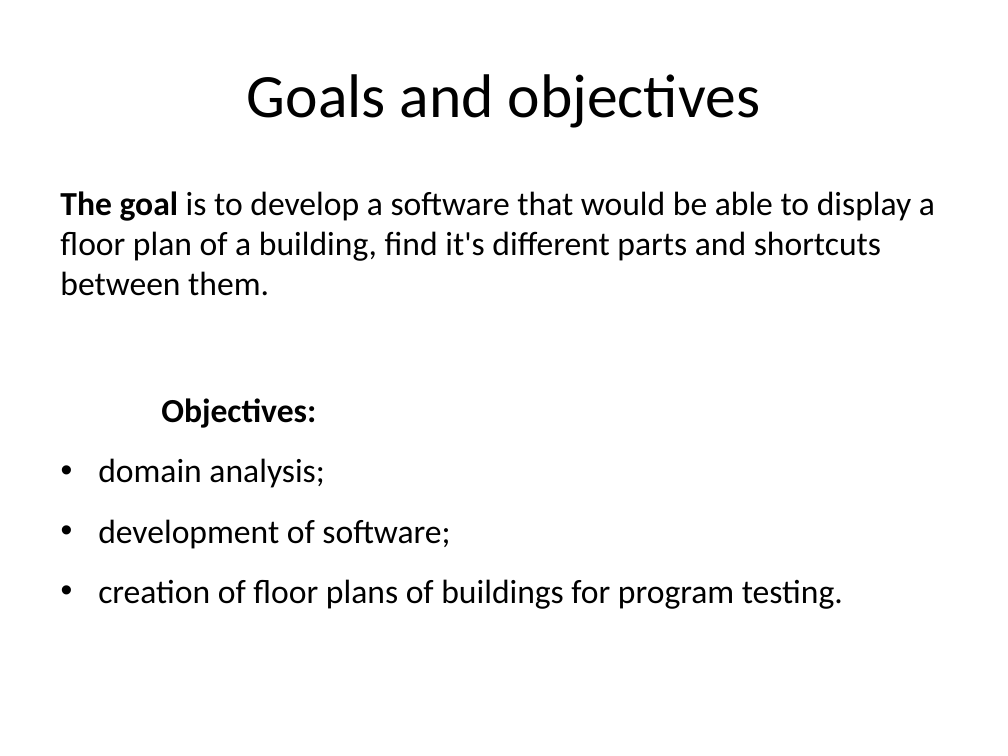
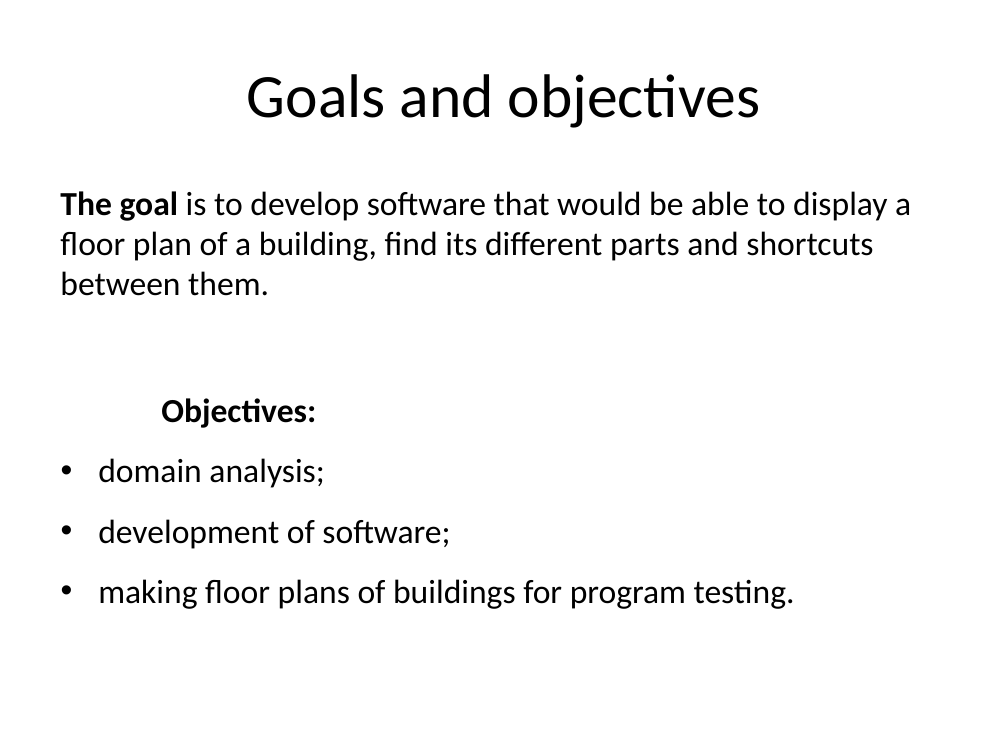
Before and after one commit to rominf/AriadnesThread, a slide deck: slide 2 of Docs/Presentation.odp. Drawn at 1008x756 pixels with LibreOffice and Linux fonts; fonts in the diff are those of the drawing. Boxes give left, top, right and bottom in pixels: in the first picture for what was removed or moved away, otherwise in the second. Text is boxed around its words. In the diff, an @@ line names an element or a change of style, - is before the commit and + after.

```diff
--- a/Docs/Presentation.odp
+++ b/Docs/Presentation.odp
@@ text at box(60, 191, 911, 296): text changed @@
-The goal is to develop a software that would be able to display a floor plan of a building, find it's different parts and shortcuts between them.
+The goal is to develop software that would be able to display a floor plan of a building, find its different parts and shortcuts between them.
@@ text at box(98, 579, 795, 609): text changed @@
-• creation of floor plans of buildings for program testing.
+• making floor plans of buildings for program testing.
```
Also in this commit, not shown: 3 other slides changed, 1 other file.
